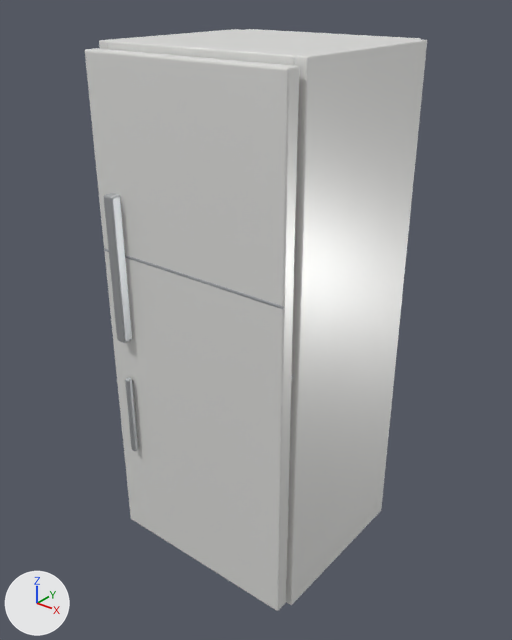
One commit to the glTF model models/pieces/fridge.glb: the scene before it, then after it.
Both versions are drawn from a camera (50 mm lens) standing at (1.387, -1.77, 1.951) and looking at (0.001, -0.037, 0.877). The lights are fixed; the arrows at lower left show +X, +Y and +Z. The older version comes first. Vertices at exactly the same position are counted once.

Names of what the first picture shows: 'fr_body_right', 'fr_body_top', 'part_door__fridge' and 2 more.
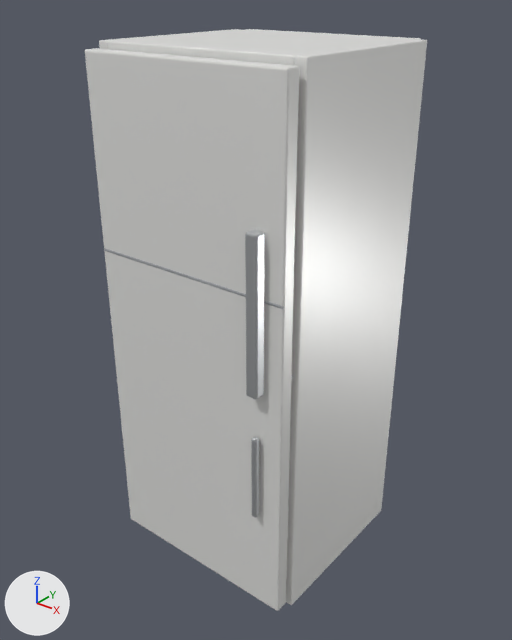
Pixel boxes (x1, y1, x2, y2) of what changed, in the pictures (512 x 640 px; the box of a moved part takes in the faces that stretch with it):
part 1 of me_cube_060, moved or reshaped: before (104, 193, 132, 343); after (245, 229, 265, 399)
part 2 of me_cube_060, moved or reshaped: before (125, 378, 138, 451); after (251, 437, 259, 518)

Diff of the bpy script that builds the scene:
```diff
--- a/models/pieces/fridge.glb.py
+++ b/models/pieces/fridge.glb.py
@@ me_cube_060 @@
 me_cube_060.from_pydata(...)  # 212 vertices, 408 faces; spans x -0.37..0.37, y -0.06..0.03, z -0.87..0.87
 # used by ob_part_door__fridge; location = (0.0, -0.35, 0.89)
+# me_cube_060 part 1: the loose piece of 56 vertices spanning x -0.3..-0.26, y -0.06..-0.02, z -0.04..0.46 is moved by (0.56, 0.0, 0.0)
+# me_cube_060 part 2: the loose piece of 56 vertices spanning x -0.29..-0.27, y -0.05..-0.03, z -0.49..-0.19 is moved by (0.56, 0.0, 0.0)
 me_cube_060.materials.append(mat_fridge_door)
```
